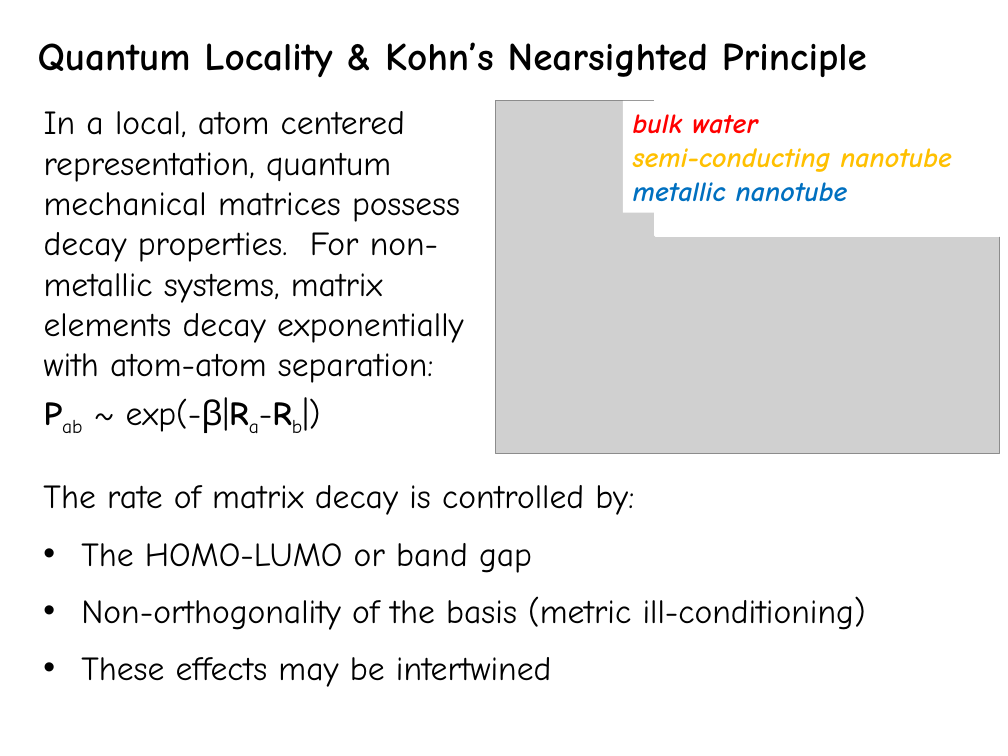
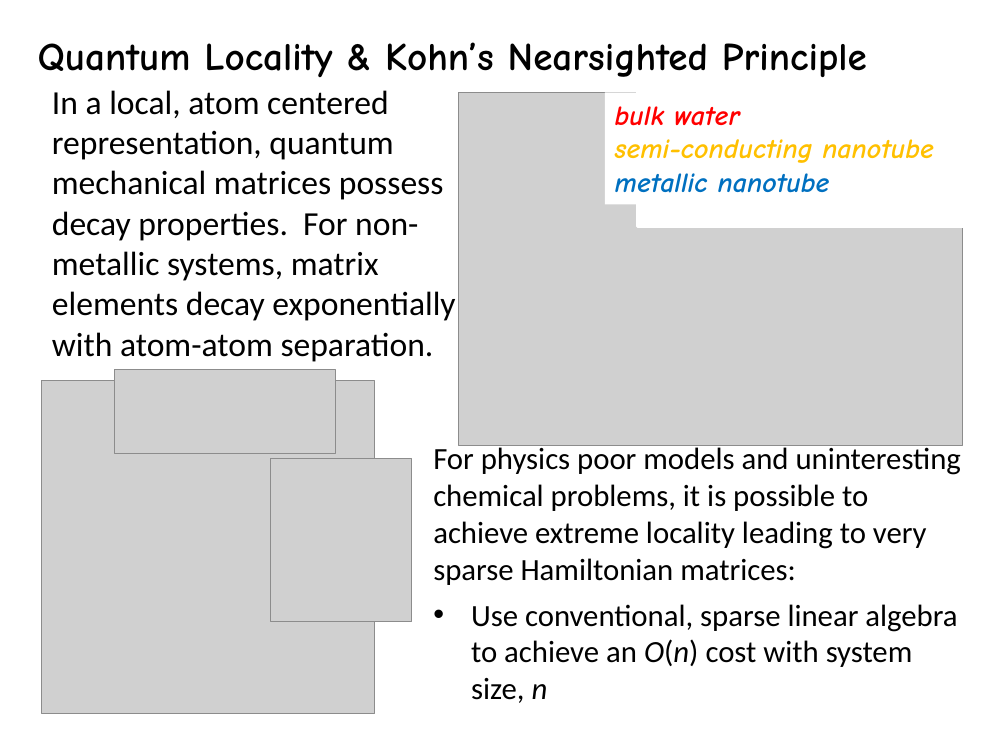
Before and after one commit to FreeON/spammpack, a slide deck: slide 2 of sandwitch_results_3_2015/spamm_big_picture.pptx. Drawn at 1008x756 pixels with LibreOffice and Linux fonts; fonts in the diff are those of the drawing; grey boxes stand for pictures. Boxes give left, top, right and bottom in pixels: in the first picture for what was removed or moved away, otherwise in the second. Text is boxed around its words. In the diff, an @@ line names an element or a change of style, - is before the commit and + after.

```diff
--- a/sandwitch_results_3_2015/spamm_big_picture.pptx
+++ b/sandwitch_results_3_2015/spamm_big_picture.pptx
@@ text at (x1=52, y1=90, x2=455, y2=362): text changed; font Comic Neue to Calibri @@
-In a local, atom centered representation, quantum mechanical matrices possess decay properties. For non-metallic systems, matrix elements decay exponentially with atom-atom separation:
-Pab ~ exp(-β|Ra-Rb|)
+In a local, atom centered representation, quantum mechanical matrices possess decay properties. For non-metallic systems, matrix elements decay exponentially with atom-atom separation.
@@ picture moved from (x1=496, y1=101, x2=1000, y2=454) to (x1=459, y1=93, x2=963, y2=446) @@
@@ text "bulk water" moved from (x1=633, y1=114, x2=952, y2=202) to (x1=615, y1=106, x2=934, y2=193) @@
@@ rectangle moved from (x1=655, y1=101, x2=1000, y2=235) to (x1=637, y1=93, x2=982, y2=227) @@
@@ picture added at (x1=42, y1=381, x2=375, y2=714) @@
@@ picture added at (x1=114, y1=370, x2=336, y2=454) @@
@@ text added at (x1=433, y1=444, x2=961, y2=703), 22 pt, text #000000 @@
+For physics poor models and uninteresting chemical problems, it is possible to achieve extreme locality leading to very sparse Hamiltonian matrices:
+• Use conventional, sparse linear algebra to achieve an O(n) cost with system size, n
@@ picture added at (x1=270, y1=459, x2=411, y2=622) @@
@@ text removed at (x1=43, y1=485, x2=866, y2=687) @@
-The rate of matrix decay is controlled by:
-• The HOMO-LUMO or band gap
-• Non-orthogonality of the basis (metric ill-conditioning)
-• These effects may be intertwined
```
Also in this commit, not shown: 10 other slides changed, 2 slides added, 3 slides removed, 6 other files.
